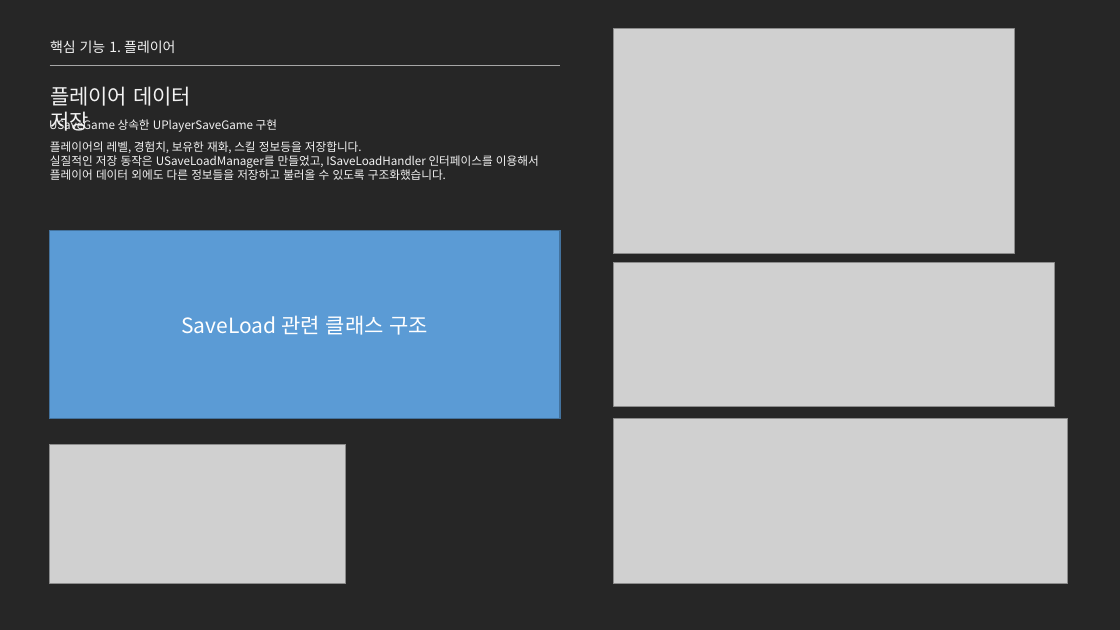
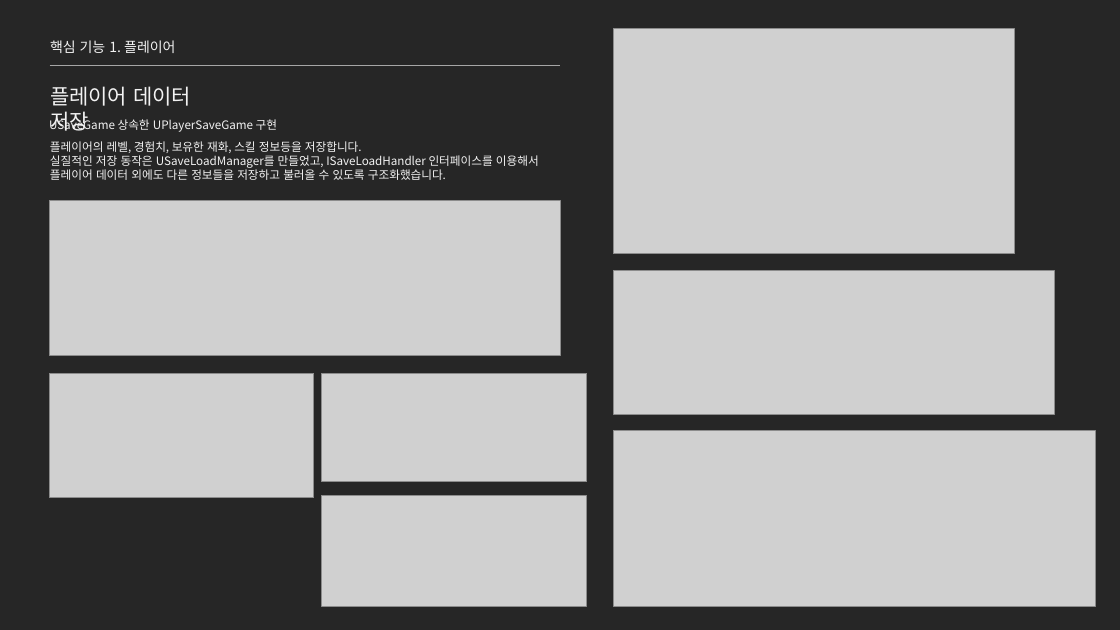
Before and after one commit to jhk0701/project-ARPGHunter, a slide deck: slide 16 of Docs/UnrealEngine_문서_김정환.pptx. Drawn at 1120x630 pixels with LibreOffice and Linux fonts; fonts in the diff are those of the drawing; grey boxes stand for pictures. Boxes give left, top, right and bottom in pixels: in the first picture for what was removed or moved away, otherwise in the second. Text is boxed around its words. In the diff, an @@ line names an element or a change of style, - is before the commit and + after.

```diff
--- a/Docs/UnrealEngine_문서_김정환.pptx
+++ b/Docs/UnrealEngine_문서_김정환.pptx
@@ picture added at [50,201,560,356] @@
@@ rectangle removed at [50,231,560,418] @@
-SaveLoad 관련 클래스 구조
@@ picture: place and size @@
-picture at [613,263,1054,407]
+picture at [613,271,1054,414]
@@ picture added at [50,373,314,497] @@
@@ picture added at [322,373,587,481] @@
@@ picture removed at [50,444,345,584] @@
@@ picture: place and size @@
-picture at [613,418,1068,584]
+picture at [613,431,1096,607]
@@ picture added at [322,496,587,607] @@
```
Also in this commit, not shown: 15 other slides changed, 15 other files.
